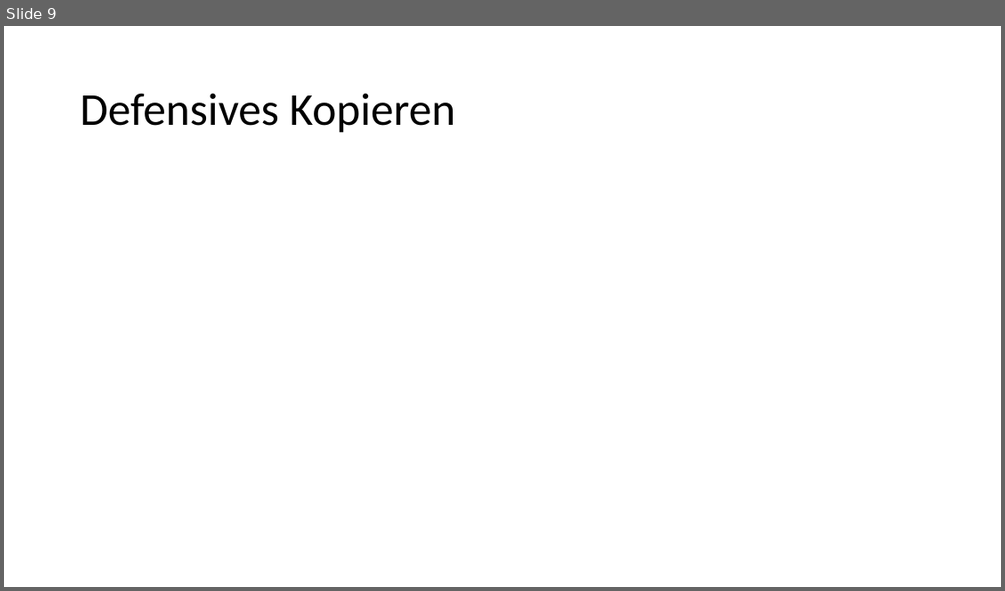
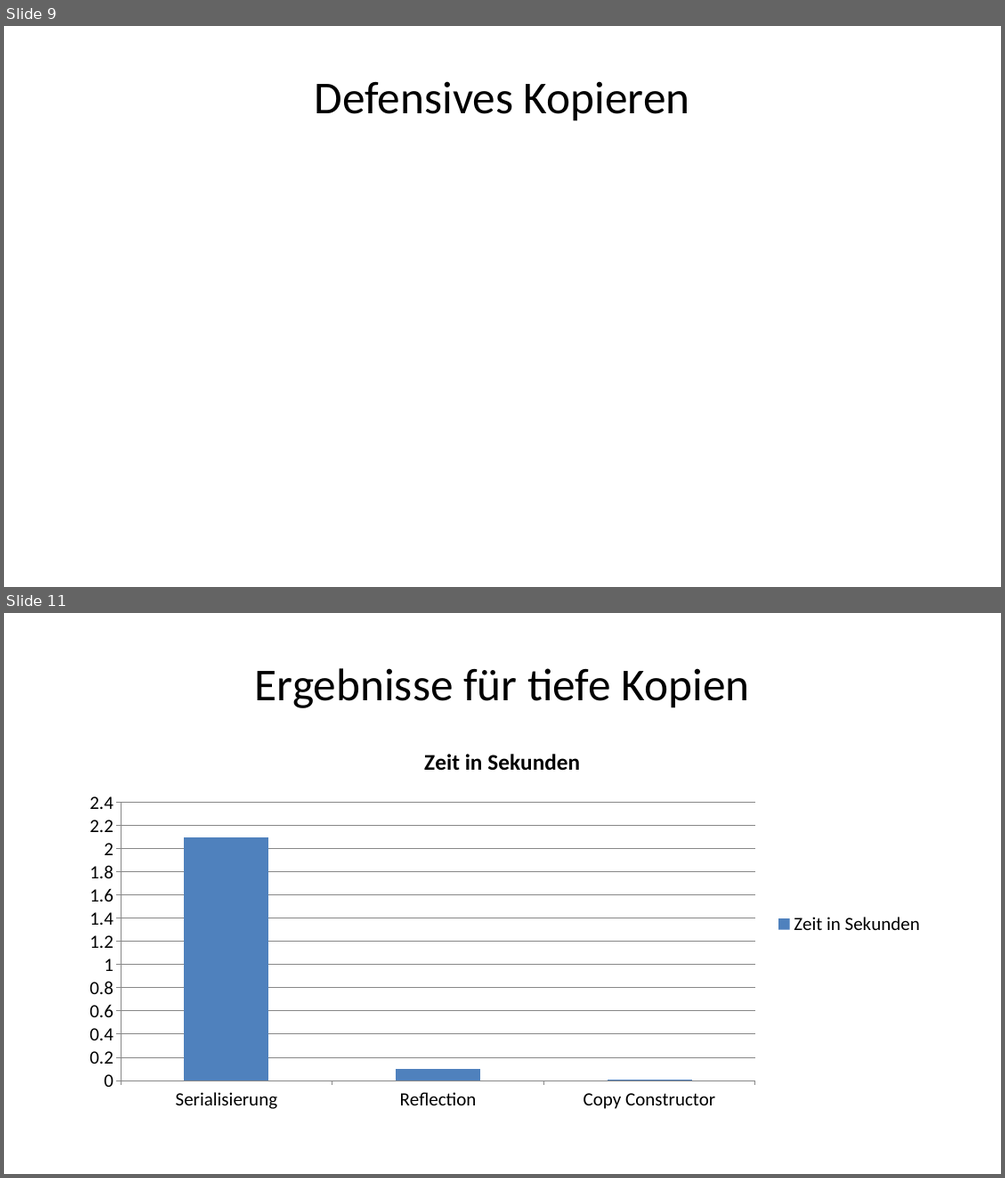
Before and after one commit to doubleSlashde/brownbagLunchCloneObjectsInJava, a slide deck: Klonen von Objekten in Java.pptx. Shown one above the other, each under a label of ours: slide 9 before the commit, slides 9 and 11 after it; the slides between them are not shown. The pictures are 1005x591 and 1005x1178 pixels, drawn with LibreOffice and Linux fonts; fonts in the diff are those of the drawing. Boxes give left, top, right and bottom in pixels: in the first picture for what was removed or moved away, otherwise in the second. Text is boxed around its words. In the diff, an @@ line names an element or a change of style, - is before the commit and + after.

```diff
--- a/Klonen von Objekten in Java.pptx
+++ b/Klonen von Objekten in Java.pptx
@@ slide 11 added at <box>4,613,1001,1174</box>, background #FFFFFF @@
@@ title added at <box>255,668,749,708</box>, 44 pt, text #000000 @@
+Ergebnisse für tiefe Kopien
@@ column chart added at <box>73,730,933,1118</box> @@
+title "Zeit in Sekunden"
+categories: Serialisierung, Reflection, Copy Constructor
+Zeit in Sekunden: 2.1, 0.1, 0.01
@@ slide 9 changed as well @@
@@ title "Defensives Kopieren": place and size @@
-title "Defensives Kopieren" at <box>80,93,456,133</box>
+title "Defensives Kopieren" at <box>315,81,690,121</box>
@@ title "Defensives Kopieren" at <box>315,81,690,121</box>: alignment left to centre; line spacing 0.9 to 1 @@
```
Also in this commit, not shown: 6 other slides changed, 3 other slides added, 3 slides removed, 2 other files.
